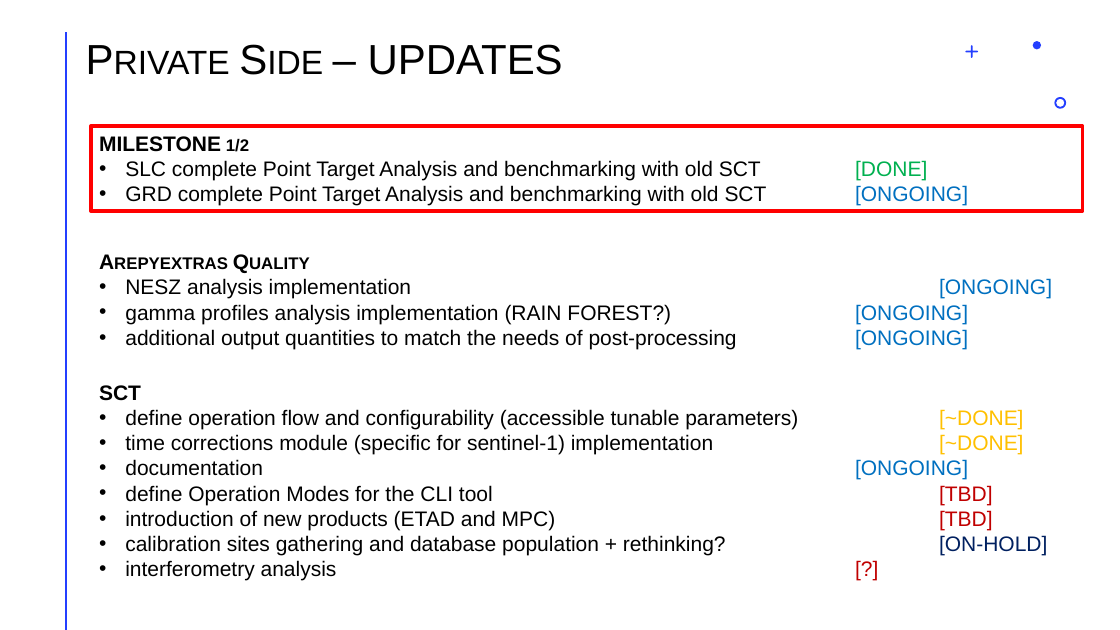
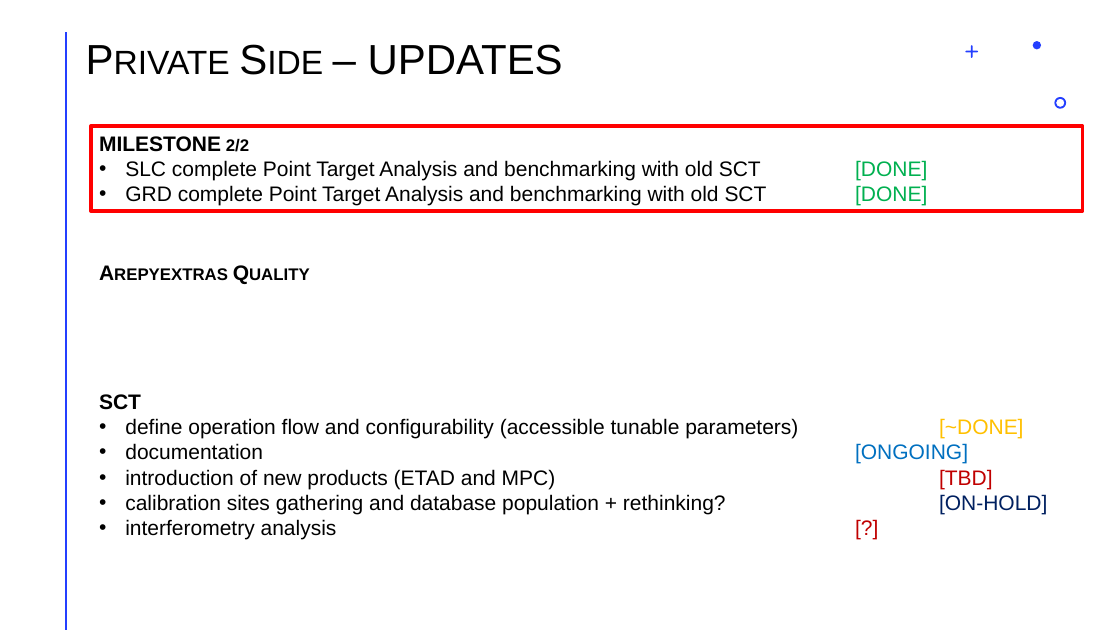
Before and after one commit to aresys-srl/sct, a slide deck: slide 7 of documentation/new_sct_status_update.pptx (slide 6 before the commit). Drawn at 1120x630 pixels with LibreOffice and Linux fonts; fonts in the diff are those of the drawing. Boxes give left, top, right and bottom in pixels: in the first picture for what was removed or moved away, otherwise in the second. Text is boxed around its words. In the diff, an @@ line names an element or a change of style, - is before the commit and + after.

Commit message:
release 1.0.0.dev1: radiometric analysis, new format support (novasar-1, iceye)

```diff
--- a/documentation/new_sct_status_update.pptx
+++ b/documentation/new_sct_status_update.pptx
@@ text in rectangle at bbox=[99, 136, 249, 152]: text changed @@
-MILESTONE 1/2
+MILESTONE 2/2
@@ text in rectangle at bbox=[125, 160, 927, 206]: text changed @@
-• GRD complete Point Target Analysis and benchmarking with old SCT [ONGOING]
+• GRD complete Point Target Analysis and benchmarking with old SCT [DONE]
@@ text "Arepyextras Quality": place and size @@
-text "Arepyextras Quality" at bbox=[125, 278, 1052, 349]
+text "Arepyextras Quality" at bbox=[91, 255, 1083, 289]
@@ text at bbox=[125, 278, 1052, 349]: paragraphs removed @@
-• NESZ analysis implementation [ONGOING]
-• gamma profiles analysis implementation (RAIN FOREST?) [ONGOING]
-• additional output quantities to match the needs of post-processing [ONGOING]
@@ text "SCT": place and size @@
-text "SCT" at bbox=[99, 385, 1047, 555]
+text "SCT" at bbox=[99, 394, 1047, 514]
@@ text at bbox=[125, 434, 713, 455]: paragraph removed @@
-• time corrections module (specific for sentinel-1) implementation [~DONE]
@@ text at bbox=[125, 485, 493, 505]: paragraph removed @@
-• define Operation Modes for the CLI tool [TBD]
```
Also in this commit, not shown: 7 other slides changed, 2 slides added, 3 slides removed, 45 other files.
